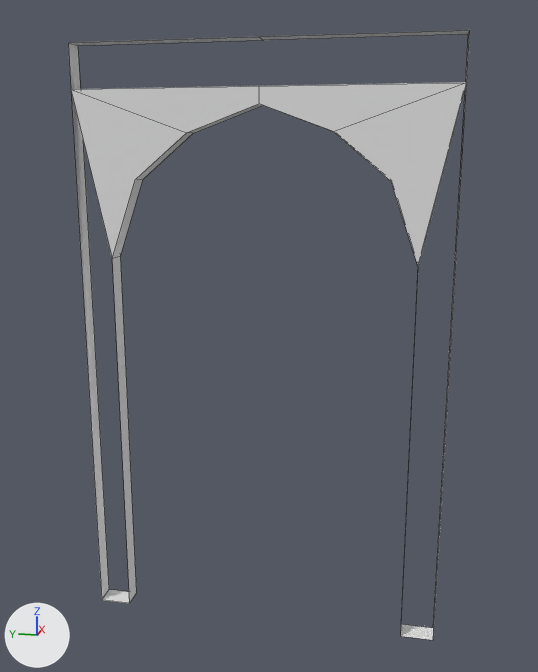
Two versions of the FBX model Assets/FPV/03_Art/03_KitModulaire/07_Ajouts/SM_Arche6_low.fbx, one commit apart.
The view is the same before and after, from a 50 mm camera at (-11.59, -5.44, 8.03) aimed at (0.1, -3.1, 5.11). The lights are fixed; the arrows at lower left show +X, +Y and +Z. The first picture is the older version. Mesh edges are drawn as thin lines. Where no turn or scale is listed for an object, it has been applied to the vertices. Vertices at exactly the same position are counted once.

Names of what the first picture shows: 'SM_Arche6x10_low'.
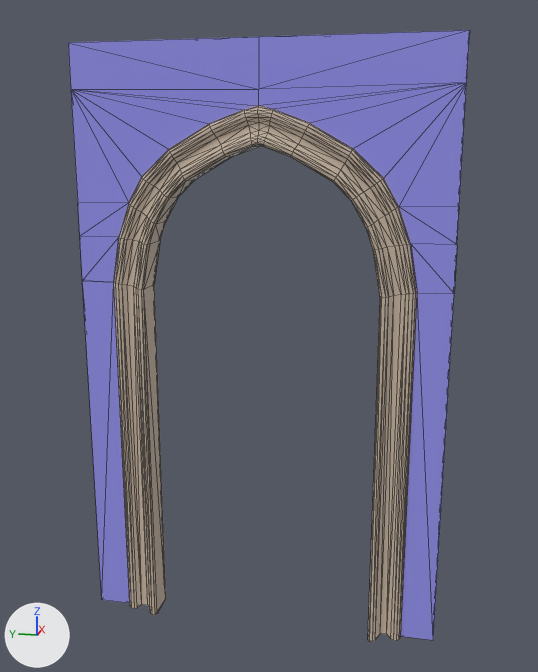
Pixel boxes (x1, y1, x2, y2) of what changed, in the pictures (538 x 672 px):
'SM_Arche6x10_low', reshaped, recoloured: before (68, 30, 470, 640); after (68, 30, 470, 642)
part 1 of me_mesh, built on: before (71, 82, 467, 619); after (68, 30, 470, 642)

The change in detail:
Material '01 - Default' (mat_01___default) is new.
Its base color is (0.31, 0.299, 0.862) (blue #9795ef).
Its roughness is 0.0.
Material '02 - Default' (mat_02___default) is new.
Its base color is (0.599, 0.487, 0.385) (beige #cbb9a7).
Its roughness is 0.0.
me_mesh is used by ob_sm_arche6x10_low; location (0.0, 0.0, 0.0).
me_mesh had 34 vertices, 24 faces and spanned x -0.17..0.17, y -6.0..0.0, z 0.0..9.68.
me_mesh now has 404 vertices, 804 faces and spans x -0.27..0.27, y -6.0..0.0, z -0.1..9.68.
me_mesh part 1: 16 vertices removed from x -0.17..0.17, y -5.45..-0.55, z 6.35..9.0; 386 vertices added at x -0.27..0.27, y -6.0..0.0, z -0.1..8.95.
me_mesh gains material mat_02___default (beige #cbb9a7).
me_mesh gains material mat_01___default (blue #9795ef).
